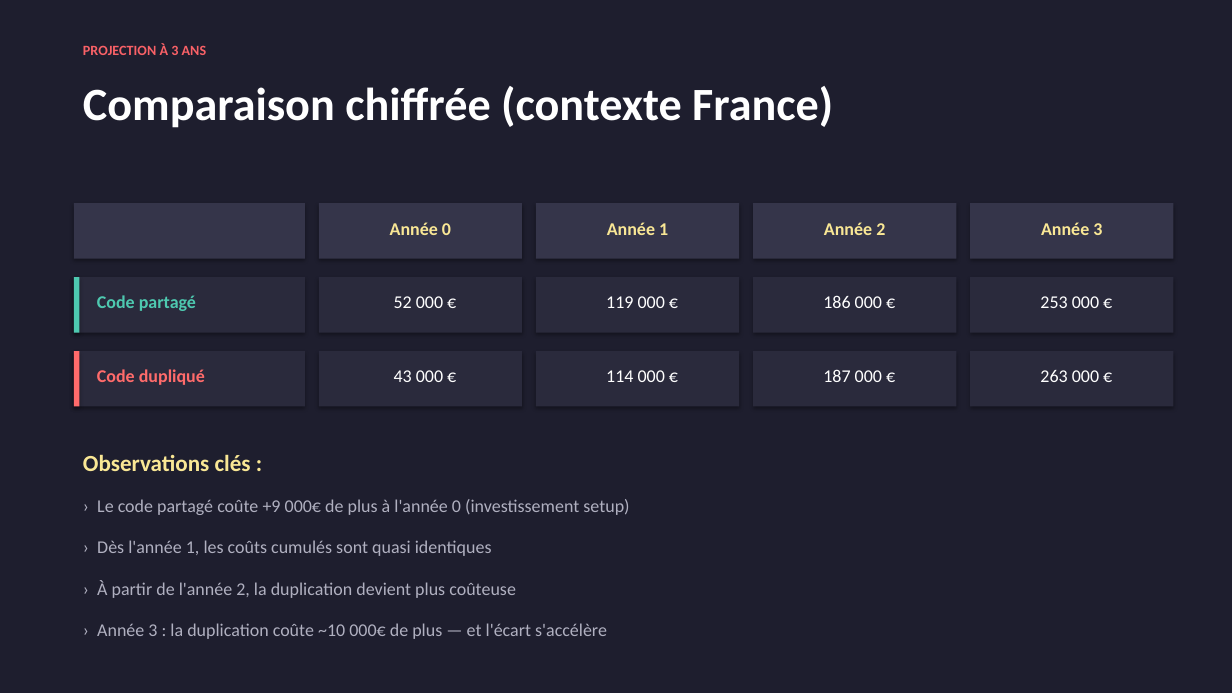
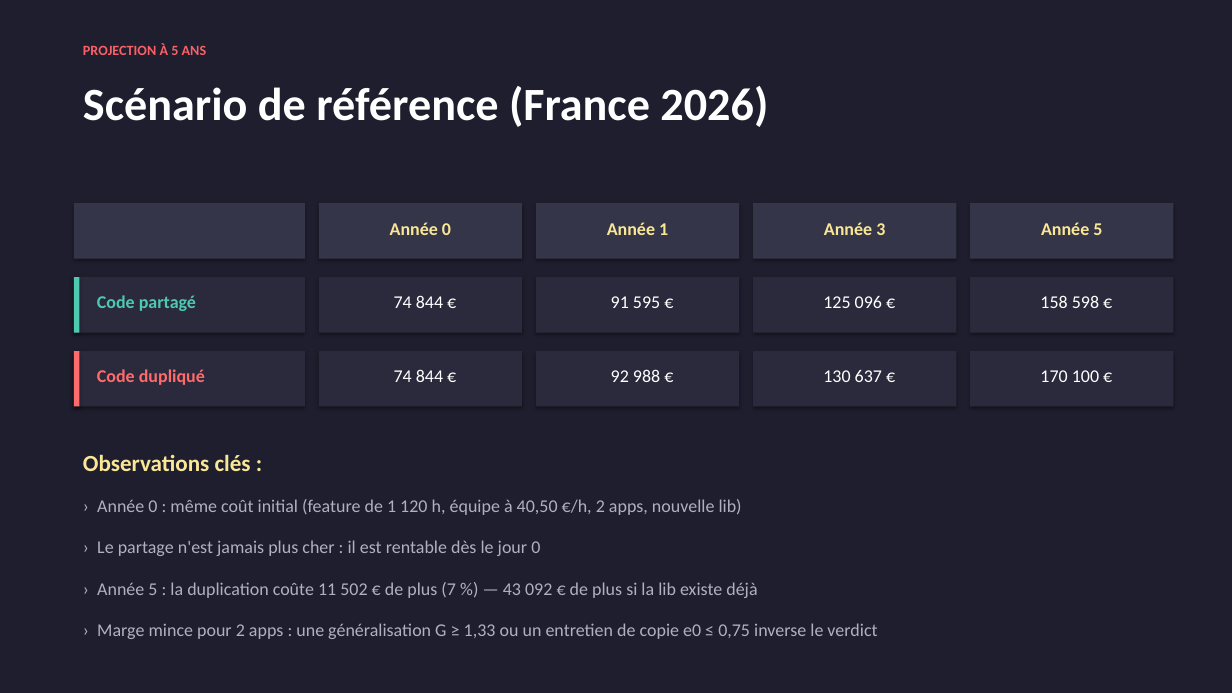
Before and after one commit to xeewi/noMigrationCost, a slide deck: slide 6 of docs/FR/Cout-Feature-Partage-vs-Duplication.pptx. Drawn at 1232x693 pixels with LibreOffice and Linux fonts; fonts in the diff are those of the drawing. Boxes give left, top, right and bottom in pixels: in the first picture for what was removed or moved away, otherwise in the second. Text is boxed around its words. In the diff, an @@ line names an element or a change of style, - is before the commit and + after.

```diff
--- a/docs/FR/Cout-Feature-Partage-vs-Duplication.pptx
+++ b/docs/FR/Cout-Feature-Partage-vs-Duplication.pptx
@@ text at [83,43,207,55]: text changed @@
-PROJECTION À 3 ANS
+PROJECTION À 5 ANS
@@ text at [83,86,768,127]: text changed @@
-Comparaison chiffrée (contexte France)
+Scénario de référence (France 2026)
@@ text at [824,222,885,235]: text changed @@
-Année 2
+Année 3
@@ text at [1041,222,1102,235]: text changed @@
-Année 3
+Année 5
@@ text at [394,295,443,308]: text changed @@
-52 000 €
+74 844 €
@@ text at [611,296,660,308]: text changed @@
-119 000 €
+91 595 €
@@ text at [823,296,882,308]: text changed @@
-186 000 €
+125 096 €
@@ text at [1040,295,1099,308]: text changed @@
-253 000 €
+158 598 €
@@ text at [394,369,443,382]: text changed @@
-43 000 €
+74 844 €
@@ text at [611,369,660,382]: text changed @@
-114 000 €
+92 988 €
@@ text at [823,370,882,382]: text changed @@
-187 000 €
+130 637 €
@@ text at [1040,370,1099,382]: text changed @@
-263 000 €
+170 100 €
@@ text at [97,499,742,515]: text changed @@
-› Le code partagé coûte +9 000€ de plus à l'année 0 (investissement setup)
+› Année 0 : même coût initial (feature de 1 120 h, équipe à 40,50 €/h, 2 apps, nouvelle lib)
@@ text at [97,540,540,556]: text changed @@
-› Dès l'année 1, les coûts cumulés sont quasi identiques
+› Le partage n'est jamais plus cher : il est rentable dès le jour 0
@@ text at [97,582,757,598]: text changed @@
-› À partir de l'année 2, la duplication devient plus coûteuse
+› Année 5 : la duplication coûte 11 502 € de plus (7 %) — 43 092 € de plus si la lib existe déjà
@@ text at [97,623,877,639]: text changed @@
-› Année 3 : la duplication coûte ~10 000€ de plus — et l'écart s'accélère
+› Marge mince pour 2 apps : une généralisation G ≥ 1,33 ou un entretien de copie e0 ≤ 0,75 inverse le verdict
```
Also in this commit, not shown: 9 other slides changed, 2 slides added, 2 slides removed, 4 other files.
